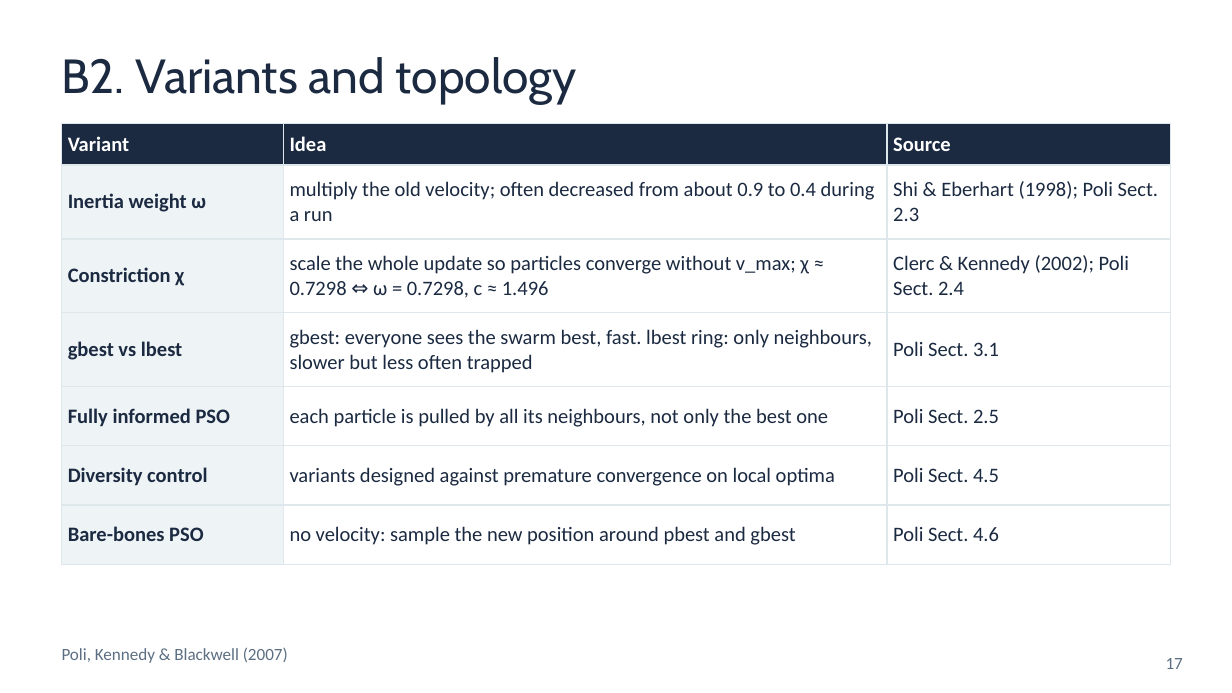
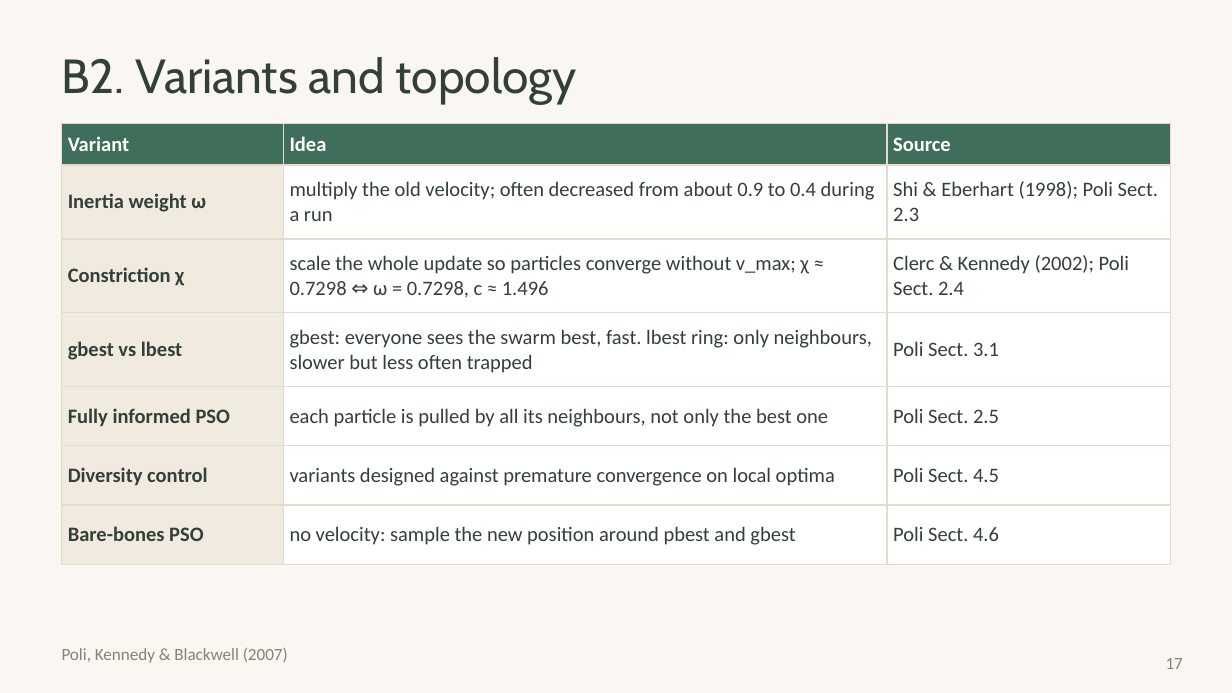
Before and after one commit to huynhhuuphucminh/Seminar-AI, a slide deck: slide 17 of slides/Slide_Seminar_PSO.pptx. Drawn at 1232x693 pixels with LibreOffice and Linux fonts; fonts in the diff are those of the drawing. Boxes give left, top, right and bottom in pixels: in the first picture for what was removed or moved away, otherwise in the second. Text is boxed around its words. In the diff, an @@ line names an element or a change of style, - is before the commit and + after.

```diff
--- a/slides/Slide_Seminar_PSO.pptx
+++ b/slides/Slide_Seminar_PSO.pptx
@@ background #FFFFFF to #FAF7F2 @@
@@ text "B2. Variants and topology" at (62, 57, 577, 104): text colour #1B2A41 to #33403A @@
@@ table at (62, 123, 1170, 549) @@
@@ fill #1B2A41 to #3F6E5A in row 1 @@
@@ fill #EEF3F6 to #F1EADF in 6 cells @@
@@ text colour #1B2A41 to #33403A @@
@@ borders changed @@
@@ text "Poli, Kennedy & Blackwell (2007)" at (62, 648, 288, 663): text colour #5C6F82 to #8A8073 @@
@@ page number at (1166, 658, 1183, 669): text colour #5C6F82 to #8A8073 @@
```
Also in this commit, not shown: 18 other slides changed, 8 other files.
